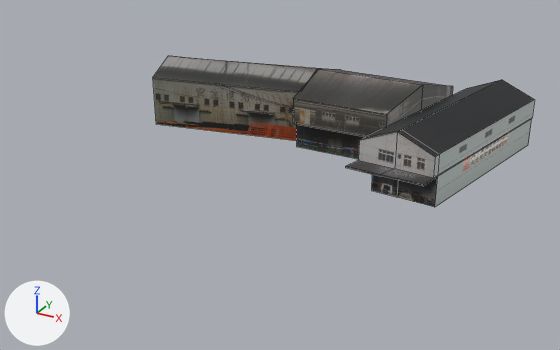
The Blender file モデリング/新家系ストラクチャ/北千住~南千住/関屋・河原/0L.blend: old version first, new version second.
One viewpoint serves both versions: a 50 mm camera at (29.7, -203.4, 77.1) aimed at (-57.8, -44.3, -2.5). Arrows for +X, +Y and +Z are at lower left; the lights stay in place. The older version comes first. Mesh edges are drawn as thin lines.

Objects in the first picture: '立方体.038', '立方体.039', '立方体.040'.
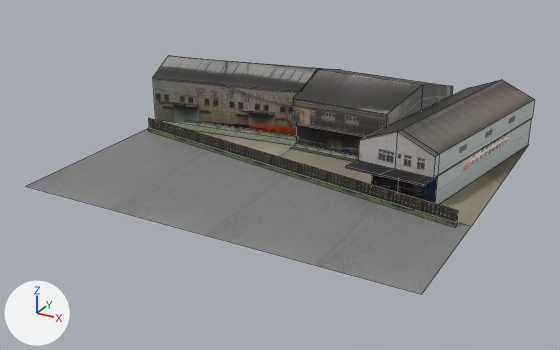
The edits, one by one:
Picture 'kusa.png.002' (img_kusa_png_002) is new.
Picture 'kusa.png.001' (img_kusa_png_001) is new.
Picture 'kusa.png' (img_kusa_png) is new.
Picture 'DSC02415p-1.png' (img_dsc02415p_1_png) is new.
Picture 'PrepareTemp-1p-0.png' (img_preparetemp_1p_0_png) is new.
Picture 'DSC024042.png' (img_dsc024042_png) is new.
Material 'マテリアル' (mat_マテリアル) changes its picture from img_dsc024410_png to img_dsc024430_png.
Material 'マテリアル.008' (mat_マテリアル_008) is new.
Its texture is img_kusa_png_002.
Material 'マテリアル.007' (mat_マテリアル_007) is new.
Its texture is img_kusa_png_001.
Material 'マテリアル.006' (mat_マテリアル_006) is new.
Its texture is img_kusa_png.
Material 'マテリアル.005' (mat_マテリアル_005) is new.
Its texture is img_dsc02415p_1_png.
Material 'マテリアル.003' (mat_マテリアル_003) is new.
Its texture is img_preparetemp_1p_0_png.
Material 'マテリアル.004' (mat_マテリアル_004) is new.
Its texture is img_dsc024042_png.
me_立方体_037 has 32 vertices, 19 faces and spans x -0.6..1.8, y -1.9..8.8, z -1.0..16.0.
me_立方体_037 is used by ob_立方体_038; location (-28.9, -42.8, 0.0); scale (12.2, 5.39, 1.0).
me_立方体_037 part 1: texture (UV) coordinates of 2 of 19 faces, centred in x 0.6..1.1, y -0.8..4.0, z 14.1, changed; they spanned u 0.62..0.75, v 0.37..0.39 and now span u 0.73..0.99, v 0.86..0.94.
Mesh me_平面_004 is new.
It has 6 vertices, 2 faces and spans x -33.9..-5.5, y 8.9..11.1, z -0.7..0.3.
It uses material mat_マテリアル_008 (picture img_kusa_png_002).
Mesh me_平面_003 is new.
It has 6 vertices, 2 faces and spans x -49.9..-5.5, y 2.4..9.4, z -0.7..1.2.
It uses material mat_マテリアル_007 (picture img_kusa_png_001).
Mesh me_平面_002 is new.
It has 4 vertices, 1 face and spans x -48.9..46.3, y -11.4..4.7, z 0.0..1.2.
It uses material mat_マテリアル_006 (picture img_kusa_png).
Mesh me_平面 is new.
It has 4 vertices, 1 face and spans x -48.9..46.3, y -12.1..3.7, z 0.0..3.0.
It uses material mat_マテリアル_005 (picture img_dsc02415p_1_png).
Mesh me_平面_001 is new.
It has 6 vertices, 2 faces and spans x -60.4..39.1, y -1.0..86.6, z -0.7..0.0.
Faces by material slot: [1, 1].
It uses material mat_マテリアル_003 (picture img_preparetemp_1p_0_png).
It uses material mat_マテリアル_004 (picture img_dsc024042_png).
Object '平面.003' (ob_平面_003) is new; it shows me_平面_004.
Its location is (-28.7, -39.8, 0.0).
Object '平面.002' (ob_平面_002) is new; it shows me_平面_003.
Its location is (-55.3, -35.4, 0.0).
Object '平面.001' (ob_平面_001) is new; it shows me_平面_002.
Its location is (-55.3, -42.7, -0.9).
Object '平面' (ob_平面) is new; it shows me_平面.
Its location is (-55.3, -41.4, 0.0).
Object '平面.006' (ob_平面_006) is new; it shows me_平面_001.
Its location is (-45.4, -82.9, -0.3).

Where the change shows, as pixel boxes [x1, y1, x2, y2] in the pictures (560 x 350 px):
'平面.006', added
    after: [27, 128, 528, 294]
    faces in mat_マテリアル_003 (picture img_preparetemp_1p_0_png): [27, 128, 471, 294]
    faces in mat_マテリアル_004 (picture img_dsc024042_png): [188, 129, 528, 226]
'立方体.038', surface changed
    both: [346, 80, 534, 204]
'平面', added
    after: [149, 118, 458, 222]
'平面.001', added
    after: [148, 127, 457, 228]
'平面.002', added
    after: [161, 121, 297, 145]
'平面.003', added
    after: [290, 143, 359, 162]
part 1 of me_立方体_037, surface changed (black to grey)
    both: [398, 80, 535, 157]
